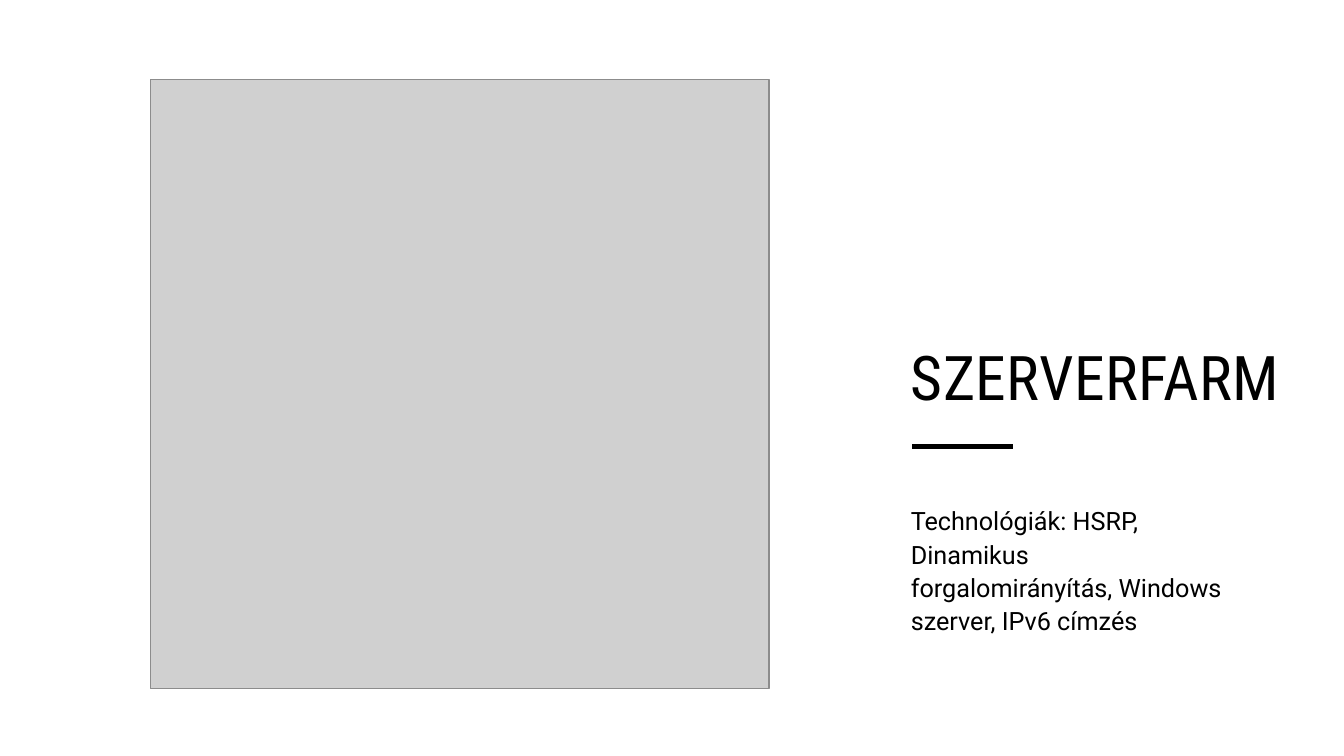
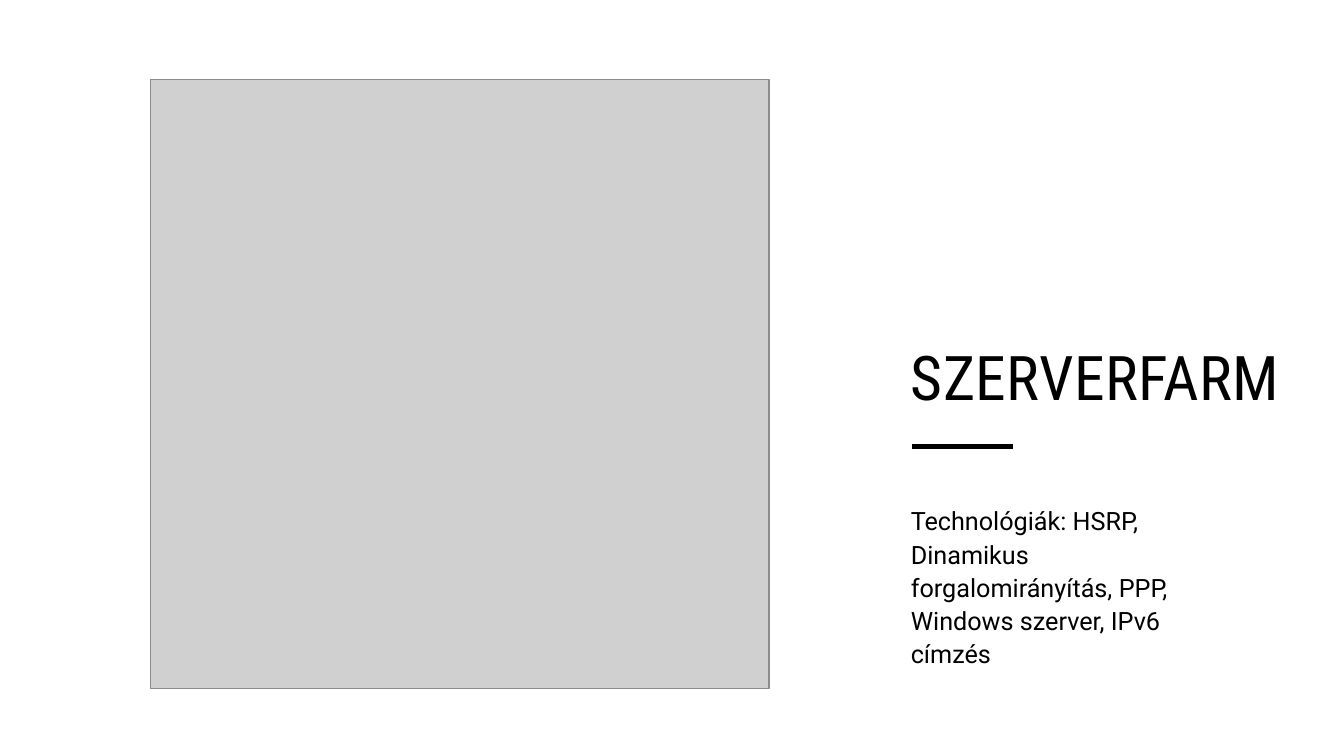
Before and after one commit to Gabor08/QuantumLink, a slide deck: slide 8 of QuantumLink_Bemutató.pptx. Drawn at 1344x756 pixels with LibreOffice and Linux fonts; fonts in the diff are those of the drawing; grey boxes stand for pictures. Boxes give left, top, right and bottom in pixels: in the first picture for what was removed or moved away, otherwise in the second. Text is boxed around its words. In the diff, an @@ line names an element or a change of style, - is before the commit and + after.

```diff
--- a/QuantumLink_Bemutató.pptx
+++ b/QuantumLink_Bemutató.pptx
@@ text at [911, 511, 1168, 664]: text changed @@
-Technológiák: HSRP, Dinamikus forgalomirányítás, Windows szerver, IPv6 címzés
+Technológiák: HSRP, Dinamikus forgalomirányítás, PPP, Windows szerver, IPv6 címzés
```
Also in this commit, not shown: 3 other slides changed.
